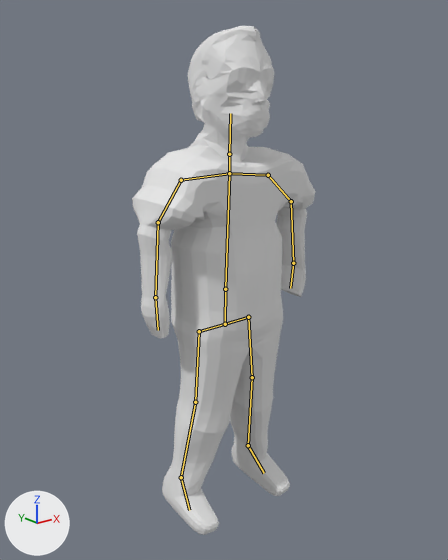
The Blender file blend/logan.blend as it was, and as the next commit left it.
One viewpoint serves both versions: a camera (50 mm lens) standing at (-22.5, -27.4, 26.7) and looking at (-0.2, 0.4, 15.6). The lights are fixed; the arrows at lower left show +X, +Y and +Z. Both versions are drawn at the pose saved in each file; the numbers are the values there. The bones that bend it are drawn over the model as lines.

The first picture shows 'logan'.
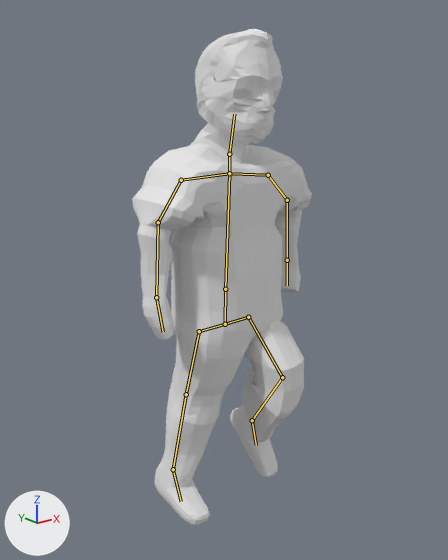
Commit message: better logan walkcycle

Boxes [x1, y1, x2, y2] around the edits, measured in the pictures (448 x 560 px):
'logan', posed
    before: [132, 26, 316, 535]
    after: [132, 28, 312, 525]
bone 'Pescoco', root to tip
    before: (229, 154) to (230, 113)
    after: (229, 154) to (234, 114)
bone 'Ombro_e', root to tip
    before: (268, 175) to (291, 201)
    after: (268, 175) to (287, 200)
bone 'Ante_e', root to tip
    before: (291, 201) to (293, 263)
    after: (287, 200) to (287, 260)
bone 'Mao_e', root to tip
    before: (293, 263) to (290, 288)
    after: (287, 260) to (287, 285)
bone 'Ante_d', root to tip
    before: (158, 222) to (155, 297)
    after: (158, 222) to (156, 297)
bone 'Mao_D', root to tip
    before: (155, 297) to (158, 330)
    after: (156, 297) to (163, 332)
bone 'Coxa_e', root to tip
    before: (248, 317) to (252, 377)
    after: (248, 317) to (282, 377)
bone 'Perna_e', root to tip
    before: (252, 377) to (248, 445)
    after: (282, 377) to (252, 420)
bone 'Pe_e', root to tip
    before: (248, 445) to (264, 473)
    after: (252, 420) to (256, 445)
bone 'Coxa_d', root to tip
    before: (199, 331) to (195, 402)
    after: (199, 331) to (186, 394)
bone 'Perna_d', root to tip
    before: (195, 402) to (181, 477)
    after: (186, 394) to (173, 469)

Diff of the bpy script that builds the scene:
```diff
--- a/blend/logan.blend.py
+++ b/blend/logan.blend.py
@@ bone_pescoco @@
 bone_pescoco = bpy.data.objects['Armature'].pose.bones['Pescoco']  # child of 'Raiz'
-bone_pescoco.rotation_quaternion = (1.0, 0.0, 0.0, 0.0)  # degrees (0, 0, 0)
+bone_pescoco.rotation_quaternion = (0.997, -0.078, 0.002, 0.0)  # degrees (-9, 0, 0)
@@ bone_ombro_e @@
 bone_ombro_e = bpy.data.objects['Armature'].pose.bones['Ombro_e']  # child of 'Cos_e'
-bone_ombro_e.rotation_quaternion = (0.924, 0.0, 0.0, 0.383)  # degrees (0, 0, 45)
+bone_ombro_e.rotation_quaternion = (0.919, 0.036, 0.098, 0.381)  # degrees (8, 9, 46)
@@ bone_ante_e @@
 bone_ante_e = bpy.data.objects['Armature'].pose.bones['Ante_e']  # child of 'Ombro_e'
-bone_ante_e.rotation_quaternion = (0.94, 0.0, 0.0, 0.342)  # degrees (0, 0, 40)
+bone_ante_e.rotation_quaternion = (0.937, -0.068, -0.033, 0.341)  # degrees (-9, -1, 40)
@@ bone_mao_e @@
 bone_mao_e = bpy.data.objects['Armature'].pose.bones['Mao_e']  # child of 'Ante_e'
-bone_mao_e.rotation_quaternion = (1.0, 0.0, 0.0, 0.0)  # degrees (0, 0, 0)
+bone_mao_e.rotation_quaternion = (0.993, -0.121, 0.015, 0.0)  # degrees (-14, 2, 0)
@@ bone_ante_d @@
 bone_ante_d = bpy.data.objects['Armature'].pose.bones['Ante_d']  # child of 'Ombro_d'
-bone_ante_d.rotation_quaternion = (0.94, 0.001, -0.001, -0.342)  # degrees (0, 0, -40)
+bone_ante_d.rotation_quaternion = (0.94, -0.009, 0.004, -0.342)  # degrees (-1, 0, -40)
@@ bone_mao_d @@
 bone_mao_d = bpy.data.objects['Armature'].pose.bones['Mao_D']  # child of 'Ante_d'
-bone_mao_d.rotation_quaternion = (1.0, 0.0, 0.0, 0.0)  # degrees (0, 0, 0)
+bone_mao_d.rotation_quaternion = (0.995, -0.097, -0.004, 0.002)  # degrees (-11, 0, 0)
@@ bone_coxa_e @@
 bone_coxa_e = bpy.data.objects['Armature'].pose.bones['Coxa_e']  # child of 'Bacia_e'
-bone_coxa_e.rotation_quaternion = (1.0, 0.0, 0.0, 0.0)  # degrees (0, 0, 0)
+bone_coxa_e.rotation_quaternion = (0.934, -0.339, -0.024, -0.111)  # degrees (-39, -7, -11)
@@ bone_perna_e @@
 bone_perna_e = bpy.data.objects['Armature'].pose.bones['Perna_e']  # child of 'Coxa_e'
-bone_perna_e.rotation_quaternion = (1.0, 0.0, 0.0, 0.0)  # degrees (0, 0, 0)
+bone_perna_e.rotation_quaternion = (0.828, -0.267, 0.056, -0.489)  # degrees (-30, -10, -59)
@@ bone_pe_e @@
 bone_pe_e = bpy.data.objects['Armature'].pose.bones['Pe_e']  # child of 'Perna_e'
-bone_pe_e.rotation_quaternion = (1.0, 0.0, 0.0, 0.0)  # degrees (0, 0, 0)
+bone_pe_e.rotation_quaternion = (0.996, -0.071, 0.02, 0.056)  # degrees (-8, 3, 6)
@@ bone_coxa_d @@
 bone_coxa_d = bpy.data.objects['Armature'].pose.bones['Coxa_d']  # child of 'Bacia_d'
-bone_coxa_d.rotation_quaternion = (1.0, 0.0, 0.0, 0.0)  # degrees (0, 0, 0)
+bone_coxa_d.rotation_quaternion = (0.994, 0.104, -0.008, -0.028)  # degrees (12, -1, -3)
@@ bone_perna_d @@
 bone_perna_d = bpy.data.objects['Armature'].pose.bones['Perna_d']  # child of 'Coxa_d'
-bone_perna_d.rotation_quaternion = (1.0, 0.0, 0.0, 0.0)  # degrees (0, 0, 0)
+bone_perna_d.rotation_quaternion = (0.994, 0.061, 0.01, -0.092)  # degrees (7, 2, -10)
```
